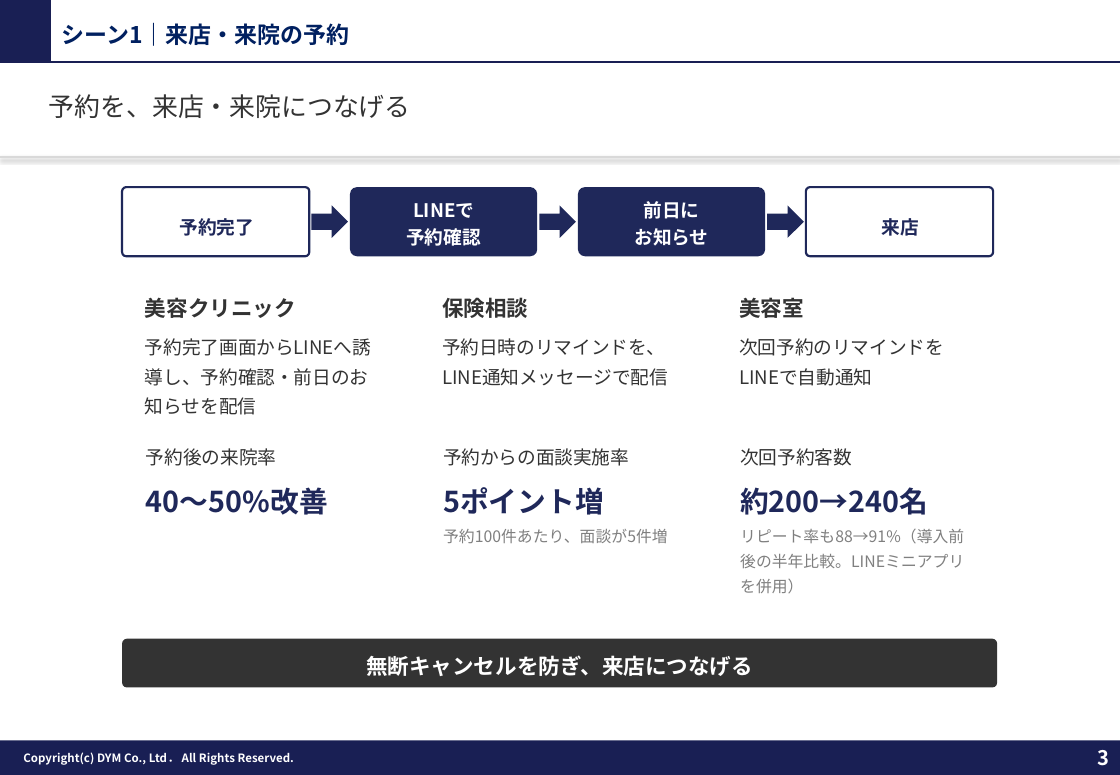
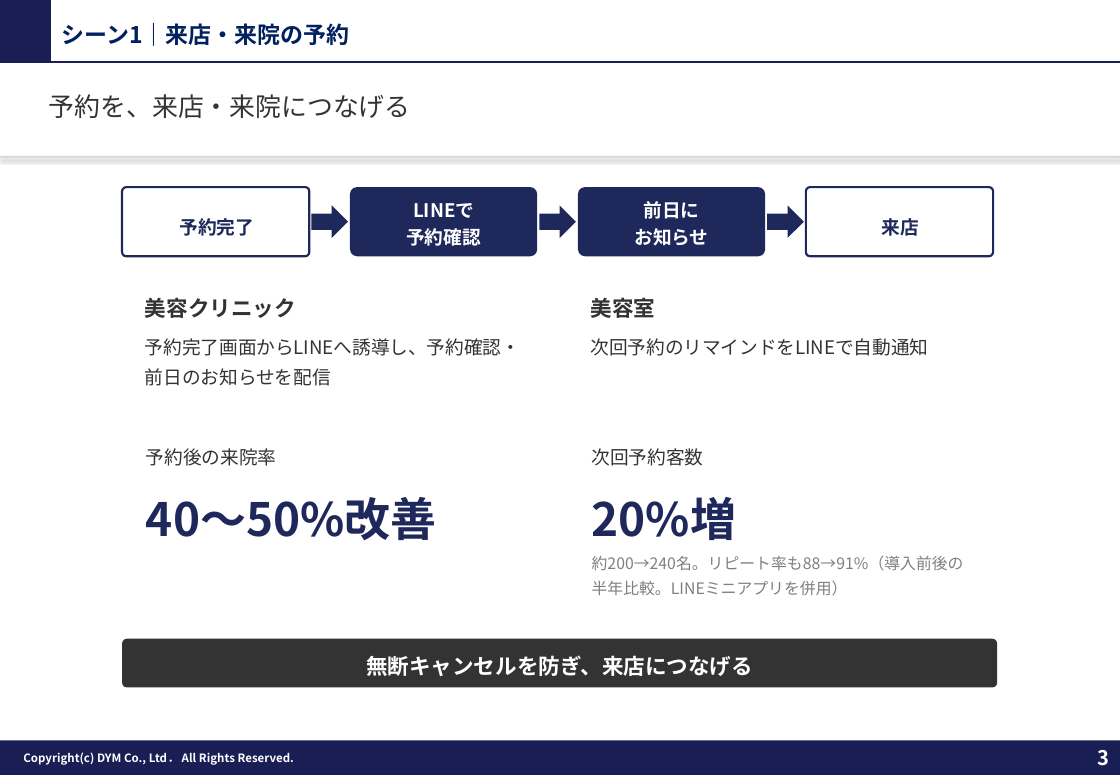
Before and after one commit to tonomura-r-dev/folder, a slide deck: slide 3 of 20261002_サンクスLINEのご提案_事例入り.pptx. Drawn at 1120x775 pixels with LibreOffice and Linux fonts; fonts in the diff are those of the drawing; background and template pictures are left out. Boxes give left, top, right and bottom in pixels: in the first picture for what was removed or moved away, otherwise in the second. Text is boxed around its words. In the diff, an @@ line names an element or a change of style, - is before the commit and + after.

```diff
--- a/20261002_サンクスLINEのご提案_事例入り.pptx
+++ b/20261002_サンクスLINEのご提案_事例入り.pptx
@@ text "美容クリニック" rewrapped from box(145, 297, 371, 415) to box(145, 297, 520, 386) @@
@@ text removed at box(442, 298, 668, 386) @@
-保険相談
-予約日時のリマインドを、LINE通知メッセージで配信
@@ text "美容室" rewrapped from box(739, 298, 944, 386) to box(591, 298, 929, 356) @@
@@ text removed at box(443, 448, 668, 543) @@
-予約からの面談実施率
-5ポイント増
-予約100件あたり、面談が5件増
@@ text "次回予約客数": place and size @@
-text "次回予約客数" at box(740, 448, 964, 568)
+text "次回予約客数" at box(592, 448, 964, 595)
@@ text at box(146, 497, 437, 540): size 20 to 32 pt in "40〜50%改善" @@
@@ text at box(592, 497, 964, 595): text changed @@
-約200→240名
-リピート率も88→91%（導入前後の半年比較。LINEミニアプリを併用）
+20%増
+約200→240名。リピート率も88→91%（導入前後の半年比較。LINEミニアプリを併用）
```
Also in this commit, not shown: 2 other slides changed, 12 other files.
